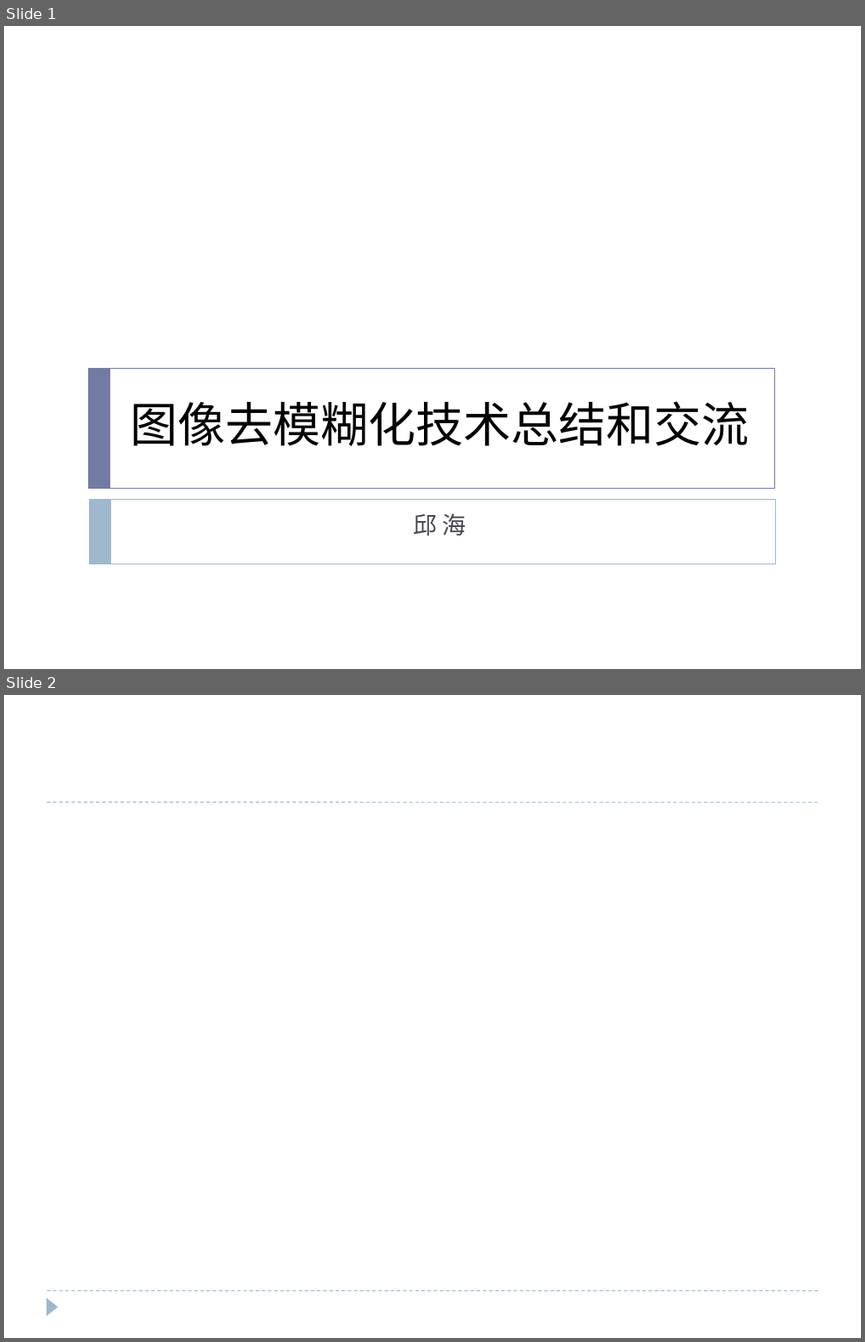
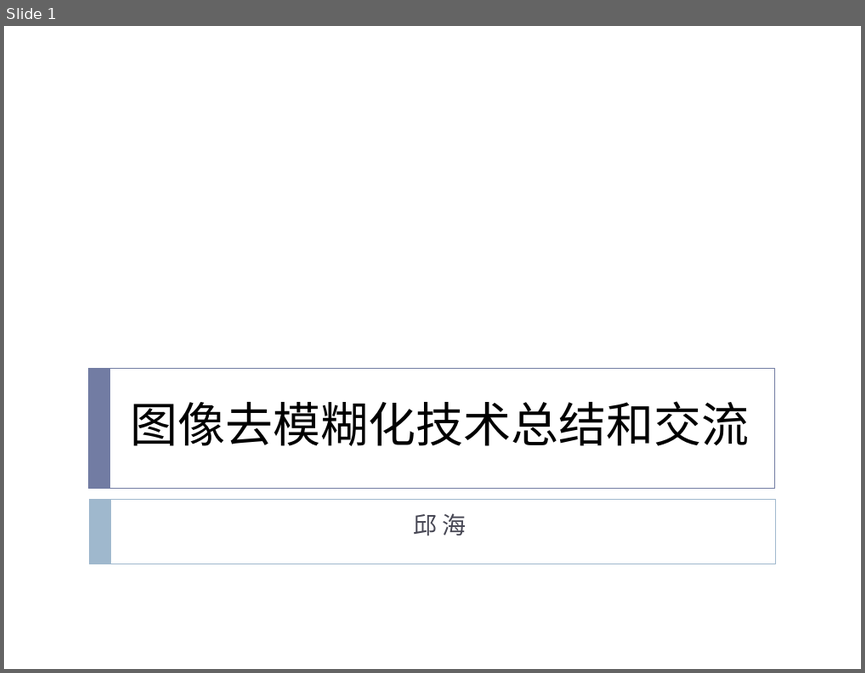
Before and after one commit to rgbitx/image_deblur_paper, a slide deck: motion_deblurring_methods_summary_hai_20170426.pptx. Shown one above the other, each under a label of ours: slides 1 and 2 before the commit, slide 1 after it. The pictures are 865x1342 and 865x673 pixels, drawn with LibreOffice and Linux fonts; fonts in the diff are those of the drawing. Boxes give left, top, right and bottom in pixels: in the first picture for what was removed or moved away, otherwise in the second. Text is boxed around its words. In the diff, an @@ line names an element or a change of style, - is before the commit and + after.

```diff
--- a/motion_deblurring_methods_summary_hai_20170426.pptx
+++ b/motion_deblurring_methods_summary_hai_20170426.pptx
@@ slide 2 removed at (x1=4, y1=695, x2=861, y2=1338), background #FFFFFF @@
@@ line removed from (46, 802) to (818, 802) @@
@@ line removed from (46, 1291) to (818, 1291) @@
@@ triangle removed at (x1=46, y1=1298, x2=58, y2=1315) @@
```
Also in this commit, not shown: 1 slide added.
